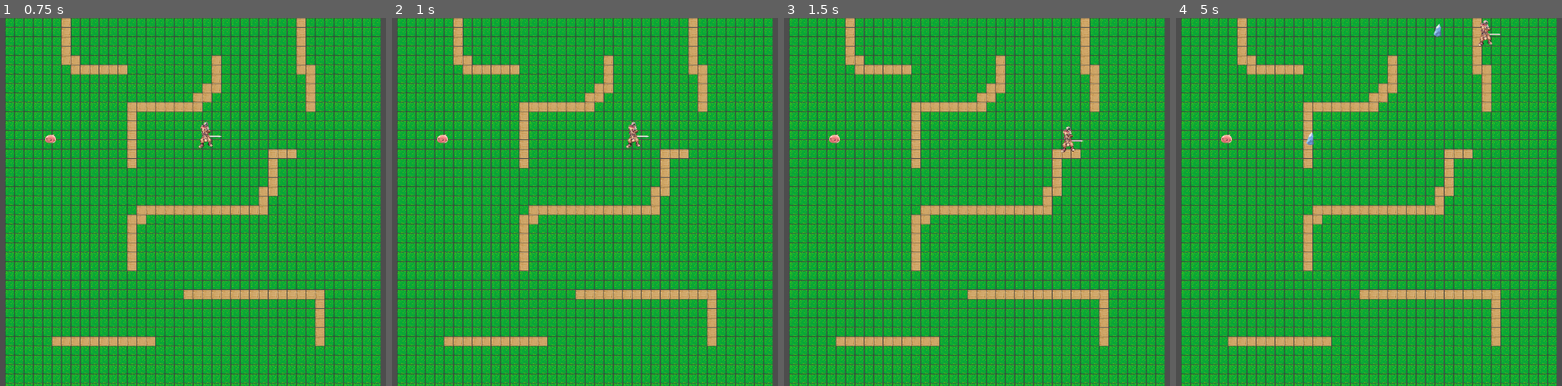
Above: before the commit, frames 1-4 (left to right).
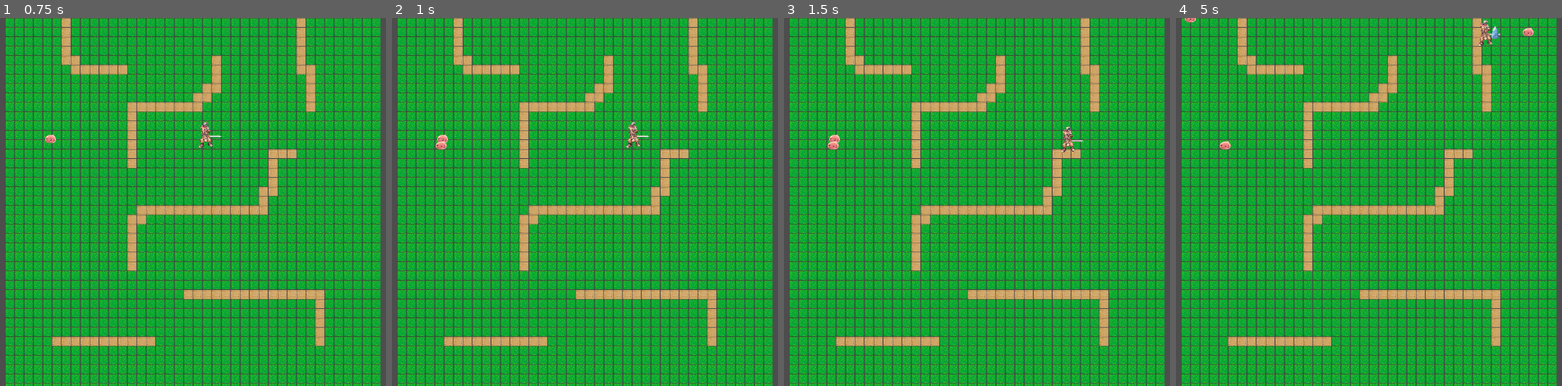
Above: after the commit, the same moments.

Repository: AlexRayo/godot-horde-test
Game: Godot game, scene res://world.tscn
The game is run twice, just before and just after one commit, with the same random seed, the same clock (stepped at 60 frames per second) and the same inputs.
Inputs:
- Up to frame 1 (0.75 s): tap Enter at 0.5 s; hold Right (ui_right) from 0.53 s (still down)
- Up to frame 2 (1 s): keep holding Right (ui_right)
- Up to frame 3 (1.5 s): release Right (ui_right) at 1.28 s; hold Down (ui_down) from 1.28 s (still down)
- Up to frame 4 (5 s): tap Space at 2 s; release Down (ui_down) at 2.03 s; hold Right (ui_right) 2.03-2.78 s; hold Up (ui_up) 2.78-3.53 s; hold Left (ui_left) from 3.53 s (still down)

Frame 1 is identical in both runs. In frame 2, less than 0.1% of the frame differs, in the area x 11-15%, y 33-36%; in frame 3, less than 0.1%; in frame 4, 0.4%, in the area x 2-93%, y 0-36%.

Commit message:
trying to get the closest target

Diff:
--- a/enemies/poring/enemy.gd
+++ b/enemies/poring/enemy.gd
@@ -14,11 +14,8 @@
 
 func chase_player() -> void:
 	var distance_to_player = global_position.distance_to(player.global_position)
-	#var dir = global_position.direction_to(player.global_position)
-
 	var dir = to_local(nav_agent.get_next_path_position()).normalized()
 
-	#velocity = dir * speed
 	if distance_to_player > stopping_distance:
 		velocity = dir * speed
 	else:
--- a/enemies/poring/poring.tscn
+++ b/enemies/poring/poring.tscn
@@ -5,10 +5,10 @@
 
 [sub_resource type="CircleShape2D" id="CircleShape2D_d3ugv"]
 
-[node name="Poring" type="CharacterBody2D"]
+[node name="Poring" type="CharacterBody2D" groups=["enemy"]]
 position = Vector2(116, 54)
 collision_layer = 2
-collision_mask = 3
+collision_mask = 2
 wall_min_slide_angle = 0.0
 script = ExtResource("1_b2d51")
 
--- a/player/player.gd
+++ b/player/player.gd
@@ -1,3 +1,4 @@
+class_name Player
 extends CharacterBody2D
 #TODO:
 #Slow down the speed when player hovers some areas
@@ -14,11 +15,12 @@
 #icebolt
 var icebolt_ammo: int = 0
 var icebolt_baseammo: int = 1
-var icebolt_attackspeed: float = 2
+var icebolt_attackspeed: float = 1
 var icebolt_level: int = 1
 
 #enemy related
-var enemy_close = []
+var enemies_in_range = []
+var closest_enemies:Array = []
 
 func _ready():
 	attack()
@@ -57,25 +59,42 @@
 
 
 func get_random_target():
-	if enemy_close.size() > 0 :
-		return enemy_close.pick_random().global_position
+	if enemies_in_range.size() > 0 :
+		var pick_enemy = enemies_in_range.pick_random()
+		var pick_position = pick_enemy.global_position#here tries to pick an erased element
+		#enemies_in_range.erase(pick_enemy)
+		return pick_position
 	else :
 		return Vector2.UP
 
 func _on_enemy_detection_area_body_entered(body):
-	if not enemy_close.has(body):
-		enemy_close.append(body)
+	if !enemies_in_range.has(body):
+		enemies_in_range.append(body)
 
-#func get_closest_target():
-#	if enemy_close.size() > 0:
-#		var closest_enemy = []
-#		for enemy in enemy_close:
-#			closest_enemy.append(enemy.global_position.distance_to(global_position))
-#		return enemy_close[closest_enemy.find(closest_enemy.min())].global_position
-#	else:
-#		return Vector2.DOWN
+func get_closest_target() -> Vector2:
+	var closest_position: Vector2
+	#### WORKING ####
+	if enemies_in_range.size() > 0:
+		var enemies_distance = []
+		for enemy in enemies_in_range:
+			enemies_distance.append(enemy.global_position)
+		var min_distance = closest_enemies.min()
+		var min_index = closest_enemies.find(min_distance)
+		var idx_min = 0
+		for i in range(1,len(enemies_distance)):
+			if enemies_distance[i] < enemies_distance[idx_min]:
+				idx_min = i
+		var closest: CharacterBody2D = enemies_in_range[idx_min]
+		print("idx_min: ", idx_min)
+		closest_position = closest.global_position
+		return closest_position
+	else:
+		return Vector2.DOWN
+
 
 
 func _on_enemy_detection_area_body_exited(body):
-	if enemy_close.has(body):
-		enemy_close.erase(body)
+	pass
+#	print("Enemy eliminated: ", body)
+#	if enemies_in_range.has(body):
+#		enemies_in_range.erase(body)
--- a/player/player.tscn
+++ b/player/player.tscn
@@ -8,7 +8,7 @@
 height = 56.0
 
 [sub_resource type="CircleShape2D" id="CircleShape2D_qe4gi"]
-radius = 860.452
+radius = 455.04
 
 [node name="Player" type="CharacterBody2D" groups=["player"]]
 slide_on_ceiling = false
@@ -37,10 +37,8 @@
 [node name="AttackIceBolt" type="Node" parent="."]
 
 [node name="IceBoltDelayTimer" type="Timer" parent="AttackIceBolt"]
-wait_time = 1.5
 
 [node name="IceBoltSpeedTimer" type="Timer" parent="AttackIceBolt/IceBoltDelayTimer"]
-wait_time = 0.1
 
 [node name="EnemyDetectionArea" type="Area2D" parent="."]
 position = Vector2(-582, -299)
--- a/player/skills/ice-bolt.gd
+++ b/player/skills/ice-bolt.gd
@@ -3,14 +3,14 @@
 var level = 1
 var hp = 1
 var speed = 200
-var damage = 5
+var damage = 1
 var knock_amount = 100
 var attack_size = 1.0
 
 var target: Vector2 = Vector2.ZERO
 var target_position: Vector2 = Vector2.ZERO
 
-@onready var player: Node2D = get_tree().get_first_node_in_group("player")
+@onready var player: Player = get_tree().get_first_node_in_group("player")
 #signal remove_from_array(object)
 
 #NOTE: The area2D in "visibility" from the inspector needs to set as "Top Level".
@@ -18,15 +18,14 @@
 
 func _ready():
 	target_position = global_position.direction_to(target)
-	print("target_position.angle(): ", target_position.angle())
 	rotation = target_position.angle() * deg_to_rad(target_position.angle())
 	match level:
 		1:
 			hp = 1
-			speed = 200
-			damage = 5
+			speed = 800
+			damage = 1
 			knock_amount = 100
-			attack_size = 1.0
+			attack_size = 0.2
 
 func _physics_process(delta):
 	position += target_position * speed * delta
@@ -34,9 +33,19 @@
 func enemy_hit(charge = 1):
 	hp -= charge
 	if hp <= 0 :
-		emit_signal("remove_from_array",self)
+		#emit_signal("remove_from_array",self)
 		queue_free()
 
 func _on_timer_timeout():
-	emit_signal("remove_from_array",self)
+	#emit_signal("remove_from_array",self)
 	queue_free()
+
+
+func _on_body_entered(body):
+	if body.is_in_group("enemy"):
+		player.enemies_in_range.erase(body)
+		player.closest_enemies.erase(body)
+		#print("Enemi hit with ice bolt")
+		body.queue_free()
+		queue_free()
+	pass # Replace with function body.
--- a/player/skills/ice-bolt.tscn
+++ b/player/skills/ice-bolt.tscn
@@ -1,7 +1,8 @@
-[gd_scene load_steps=4 format=3 uid="uid://1qy8akkqxy8t"]
+[gd_scene load_steps=5 format=3 uid="uid://1qy8akkqxy8t"]
 
 [ext_resource type="Script" path="res://player/skills/ice-bolt.gd" id="1_702nh"]
 [ext_resource type="Texture2D" uid="uid://dg5tcwwlhb4kb" path="res://player/skills/ice-bolt.png" id="2_bnrr4"]
+[ext_resource type="AudioStream" uid="uid://5lyj7pkhi6mp" path="res://player/skills/ice.mp3" id="3_w2feg"]
 
 [sub_resource type="RectangleShape2D" id="RectangleShape2D_hs4av"]
 size = Vector2(20, 46)
@@ -9,6 +10,8 @@
 [node name="ice-bolt" type="Area2D"]
 top_level = true
 rotation = -0.785398
+collision_layer = 2
+collision_mask = 2
 script = ExtResource("1_702nh")
 
 [node name="Sprite2D" type="Sprite2D" parent="."]
@@ -18,10 +21,15 @@
 shape = SubResource("RectangleShape2D_hs4av")
 
 [node name="SoundIce" type="AudioStreamPlayer2D" parent="."]
+stream = ExtResource("3_w2feg")
+volume_db = -5.0
+pitch_scale = 5.0
+autoplay = true
 
 [node name="Timer" type="Timer" parent="."]
 wait_time = 5.0
 one_shot = true
 autostart = true
 
+[connection signal="body_entered" from="." to="." method="_on_body_entered"]
 [connection signal="timeout" from="Timer" to="." method="_on_timer_timeout"]
--- a/utils/enemy-spawner.gd
+++ b/utils/enemy-spawner.gd
@@ -1,3 +1,4 @@
+class_name EnemySpawner
 extends Node2D
 
 @export var spawns: Array[SpawnResource] = []
--- a/world.tscn
+++ b/world.tscn
@@ -341,7 +341,7 @@
 [sub_resource type="Resource" id="Resource_nj71g"]
 script = ExtResource("4_sfpac")
 timeStart = 0
-timeEnd = 0
+timeEnd = 60
 enemy = ExtResource("2_0vu4b")
 enemyQty = 1
 enemySpawnDelay = 0
